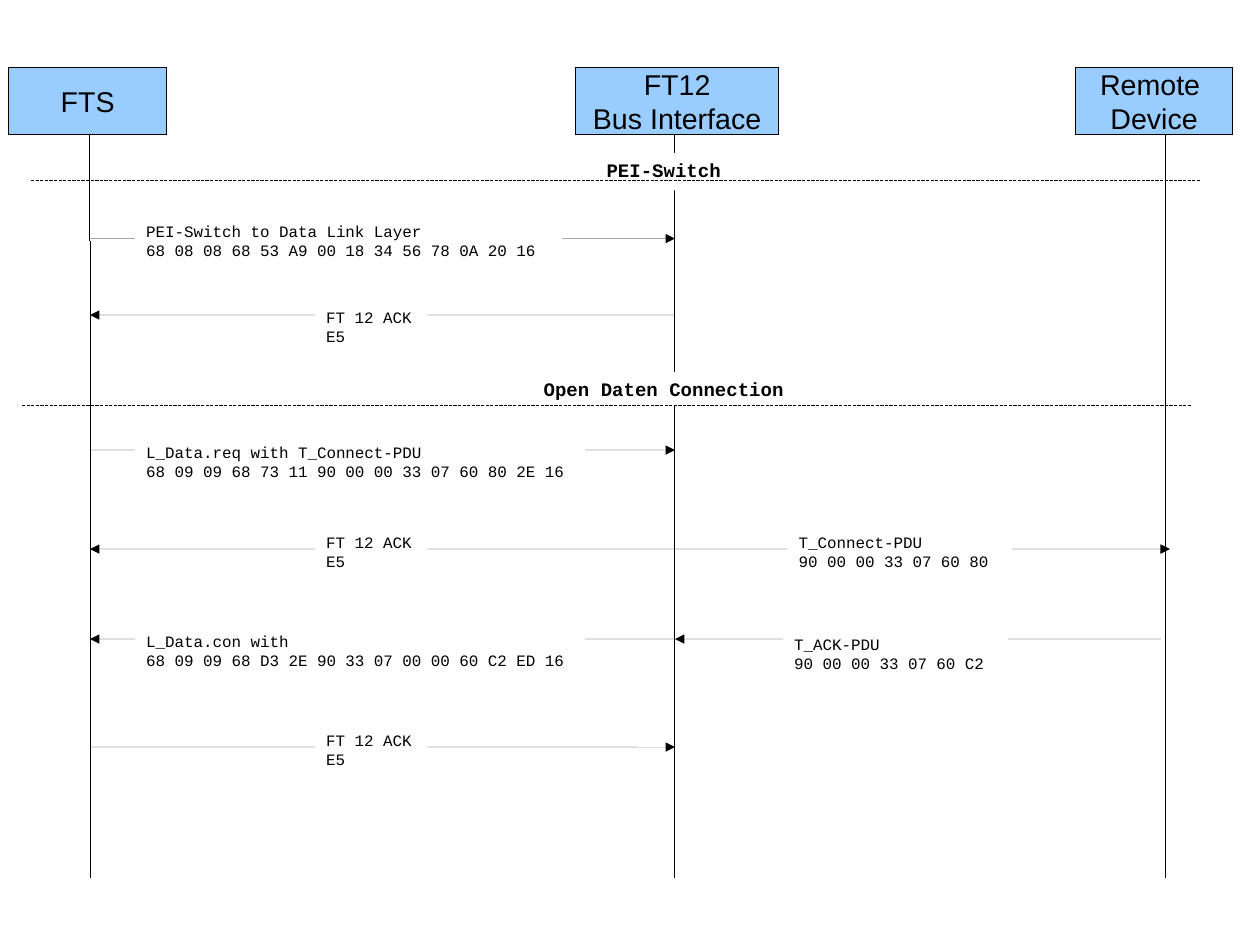
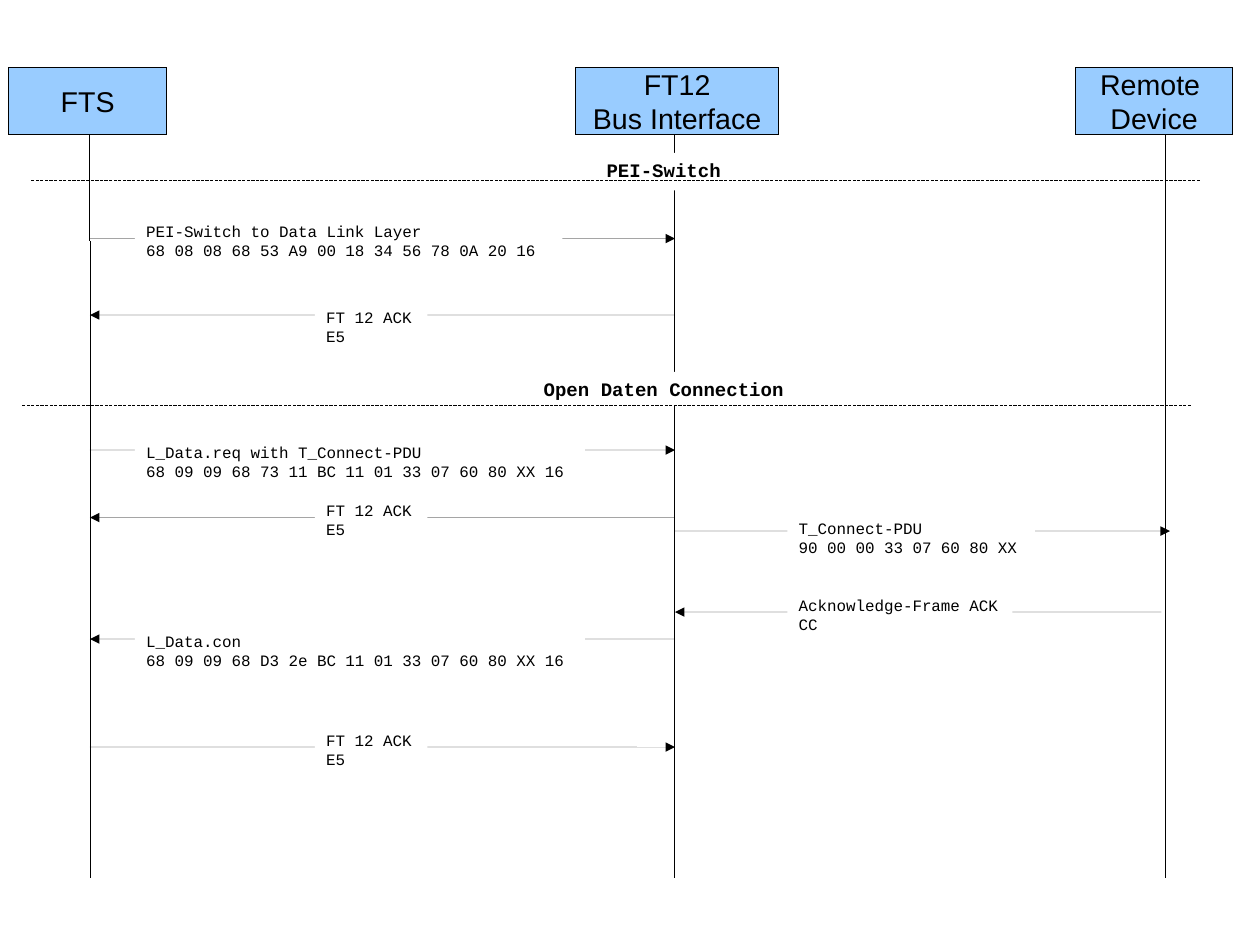
Before and after one commit to Paolo-Maffei/freebus-fts, a slide deck: slide 1 of freebus-fts-knxcomm/doc/Example Bus Komunikation.odp. Drawn at 1260x945 pixels with LibreOffice and Linux fonts; fonts in the diff are those of the drawing. Boxes give left, top, right and bottom in pixels: in the first picture for what was removed or moved away, otherwise in the second. Text is boxed around its words. In the diff, an @@ line names an element or a change of style, - is before the commit and + after.

```diff
--- a/freebus-fts-knxcomm/doc/Example Bus Komunikation.odp
+++ b/freebus-fts-knxcomm/doc/Example Bus Komunikation.odp
@@ text at <box>146,466,564,477</box>: text changed @@
-68 09 09 68 73 11 90 00 00 33 07 60 80 2E 16
+68 09 09 68 73 11 BC 11 01 33 07 60 80 XX 16
@@ text "FT 12 ACK": place and size @@
-text "FT 12 ACK" at <box>326,537,411,567</box>
+text "FT 12 ACK" at <box>326,505,411,535</box>
@@ arrow moved from (90, 549) - (676, 549) to (90, 518) - (676, 518) @@
@@ arrow moved from (676, 549) - (1171, 549) to (676, 532) - (1171, 532) @@
@@ text "T_Connect-PDU": place and size @@
-text "T_Connect-PDU" at <box>799,537,988,567</box>
+text "T_Connect-PDU" at <box>799,523,1017,553</box>
@@ text at <box>799,542,1017,553</box>: text changed @@
-90 00 00 33 07 60 80
+90 00 00 33 07 60 80 XX
@@ text added at <box>799,599,998,630</box>, 10 pt, text #000000 @@
+Acknowledge-Frame ACK
+CC
@@ arrow moved from (676, 639) - (1162, 639) to (676, 612) - (1162, 612) @@
@@ text at <box>146,636,564,666</box>: text changed @@
-L_Data.con with
-68 09 09 68 D3 2E 90 33 07 00 00 60 C2 ED 16
+L_Data.con
+68 09 09 68 D3 2e BC 11 01 33 07 60 80 XX 16
@@ text removed at <box>794,639,984,669</box> @@
-T_ACK-PDU
-90 00 00 33 07 60 C2
```
Also in this commit, not shown: 2 other slides changed.
